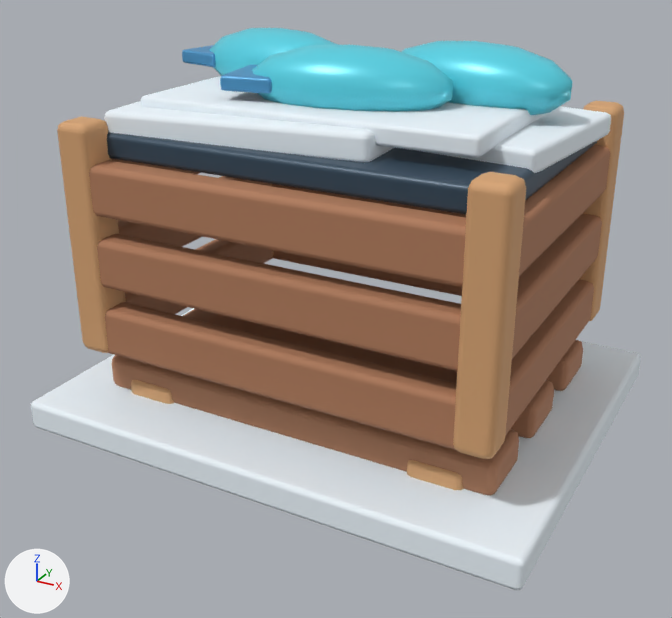
Before and after pictures for a commit that changed the glTF model HavenlineGodot/assets/stations_v2/fish_crate.glb.
The view is the same before and after, from a 50 mm camera at (1.33, -2.52, 1.57) aimed at (0.0, -0.11, 0.36). Arrows for +X, +Y and +Z are at lower left; the lights stay in place. The picture after the commit comes second. Vertices at exactly the same position are counted once.

Names of what the first picture shows: 'fish_crate'.
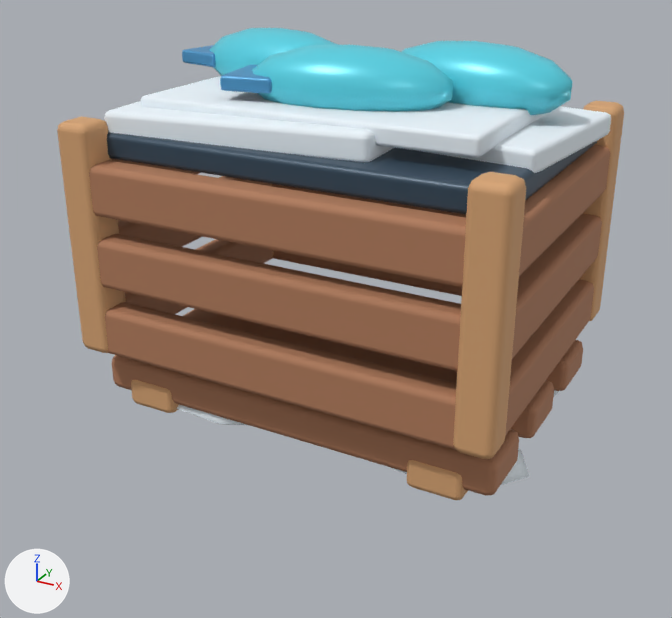
Location of each change, (x1, y1, x2, y2) in pixels of the pictures (672 x 618 px):
'fish_crate', reshaped (7% narrower, 16% shorter): before (31, 28, 641, 590); after (57, 28, 624, 500)
part 1 of me_fish_crate, added: after (176, 405, 247, 425)
part 2 of me_fish_crate, added (mostly hidden): after (390, 449, 530, 485)
part 3 of me_fish_crate, deleted: before (31, 308, 641, 590)

The change in detail:
me_fish_crate is used by ob_fish_crate; location (0.0, 0.0, 0.0).
me_fish_crate had 2048 vertices, 3948 faces and spanned x -0.84..0.84, y -0.67..0.67, z -0.03..1.2.
me_fish_crate now has 2145 vertices, 4119 faces and spans x -0.72..0.72, y -0.55..0.59, z -0.01..1.2.
me_fish_crate part 1: a new loose piece of 29 vertices spanning x -0.57..-0.02, y -0.45..-0.05, z -0.01..0.1, in mat_hl_snow (white #eff8ff).
me_fish_crate part 2: a new loose piece of 29 vertices spanning x 0.1..0.72, y -0.43..-0.06, z -0.01..0.1, in mat_hl_snow (white #eff8ff).
Part 3, on me_fish_crate:
56 vertices are removed from x -0.84..0.84, y -0.67..0.67, z -0.03..0.07.
108 faces are deleted.
Other edits to the shape of me_fish_crate do not show in these pictures.
